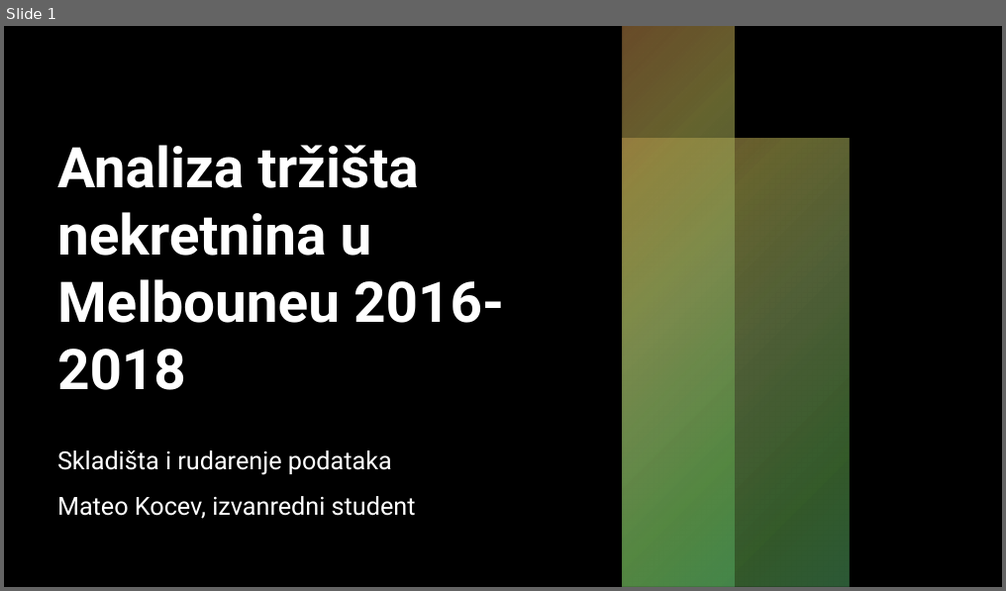
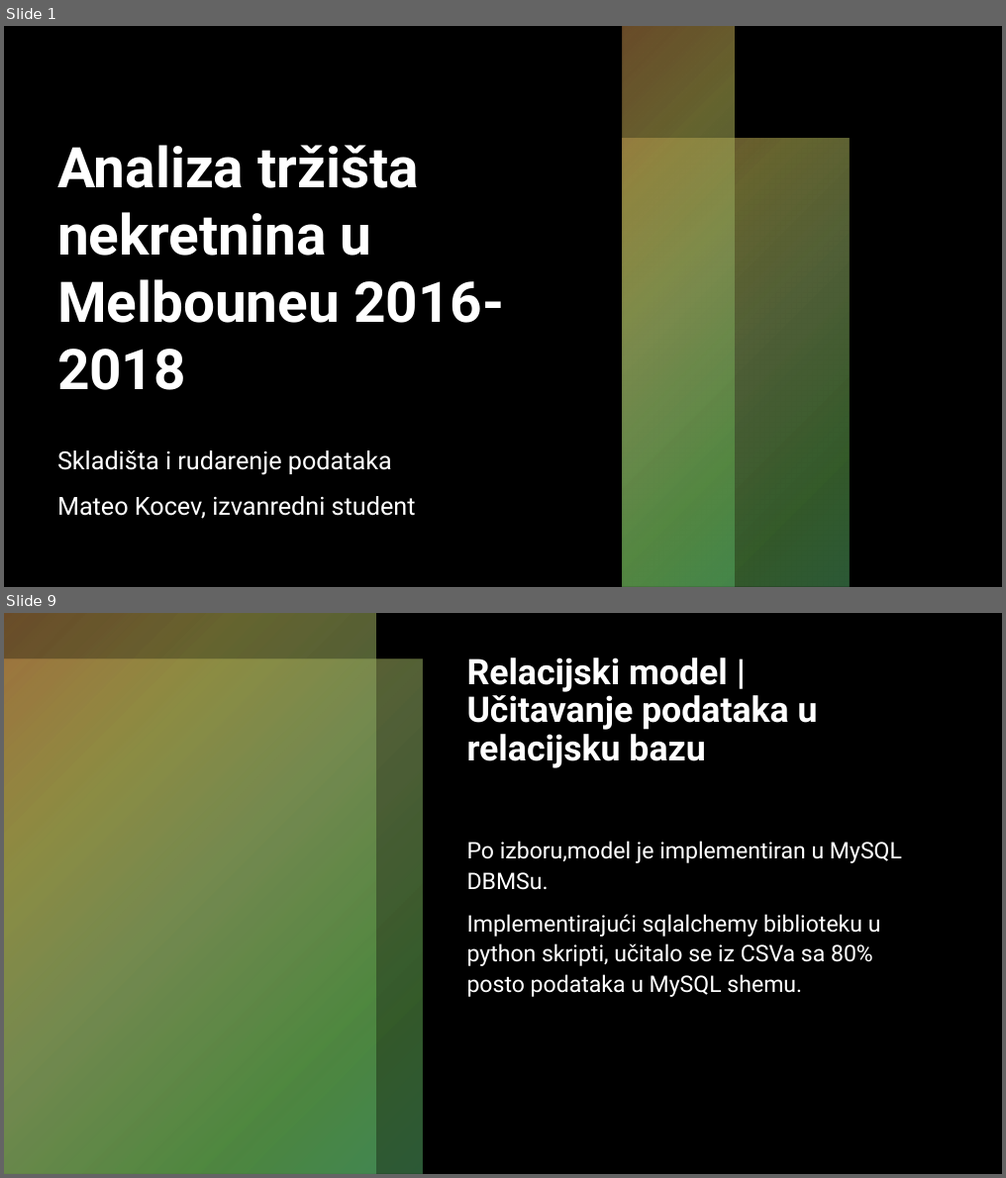
Before and after one commit to mateokocev/sirp, a slide deck: Analiza tržišta nekretnina u Melbouneu 2016-2018.pptx. Shown one above the other, each under a label of ours: slide 1 before the commit, slides 1 and 9 after it; the slides between them are not shown. The pictures are 1006x591 and 1006x1178 pixels, drawn with LibreOffice and Linux fonts; fonts in the diff are those of the drawing; background and template pictures are left out. Boxes give left, top, right and bottom in pixels: in the first picture for what was removed or moved away, otherwise in the second. Text is boxed around its words. In the diff, an @@ line names an element or a change of style, - is before the commit and + after.

```diff
--- a/Analiza tržišta nekretnina u Melbouneu 2016-2018.pptx
+++ b/Analiza tržišta nekretnina u Melbouneu 2016-2018.pptx
@@ slide 9 added at (4, 613, 1002, 1174), background #000000 @@
@@ rectangle added at (4, 613, 51, 1174), fill gradient #D19651 to #A9A64F to #90AB63 to #66B253 to #58B46B @@
@@ rectangle added at (4, 613, 1002, 1174), fill #000000 @@
@@ rectangle added at (4, 613, 375, 1174), fill gradient #D19651 to #A9A64F to #90AB63 to #66B253 to #58B46B @@
@@ rectangle added at (4, 660, 97, 1174), fill gradient #D19651 to #A9A64F to #90AB63 to #66B253 to #58B46B @@
@@ rectangle added at (4, 660, 422, 1174), fill gradient #D19651 to #A9A64F to #90AB63 to #66B253 to #58B46B @@
@@ title added at (467, 658, 818, 768), 34 pt, text #FFFFFF, bold @@
+Relacijski model | Učitavanje podataka u relacijsku bazu
@@ text added at (467, 841, 902, 997), 22 pt, text #FFFFFF @@
+Po izboru,model je implementiran u MySQL DBMSu.
+Implementirajući sqlalchemy biblioteku u python skripti, učitalo se iz CSVa sa 80% posto podataka u MySQL shemu.
```
Also in this commit, not shown: 2 slides changed, 37 other slides added, 2 other files.
